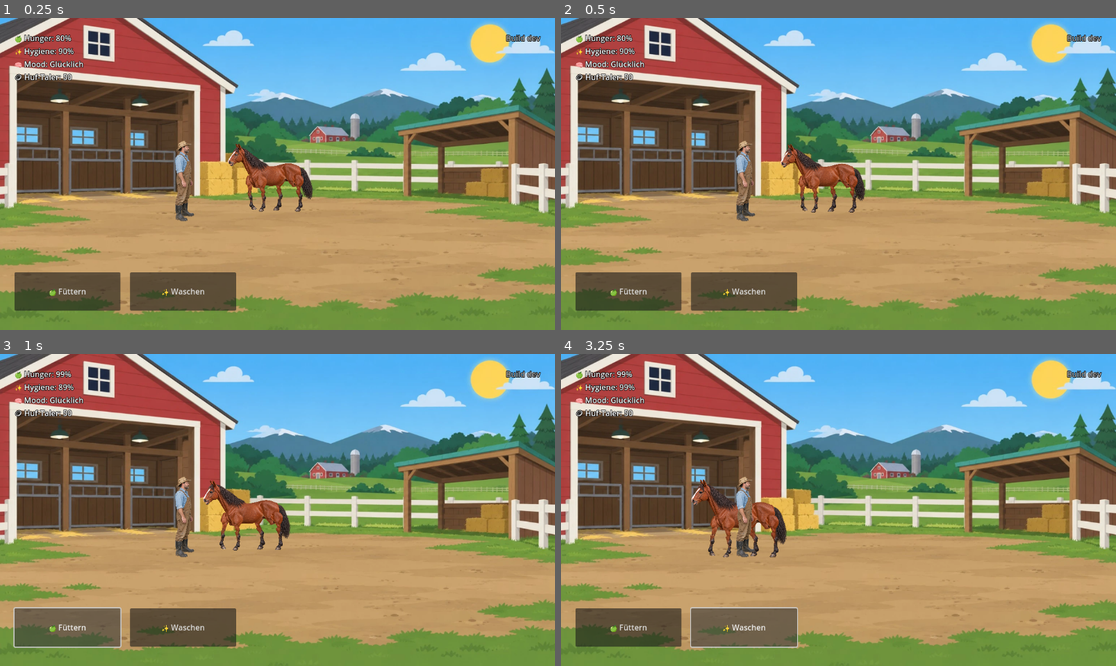
Above: before the commit, frames 1-4 (two rows, left to right).
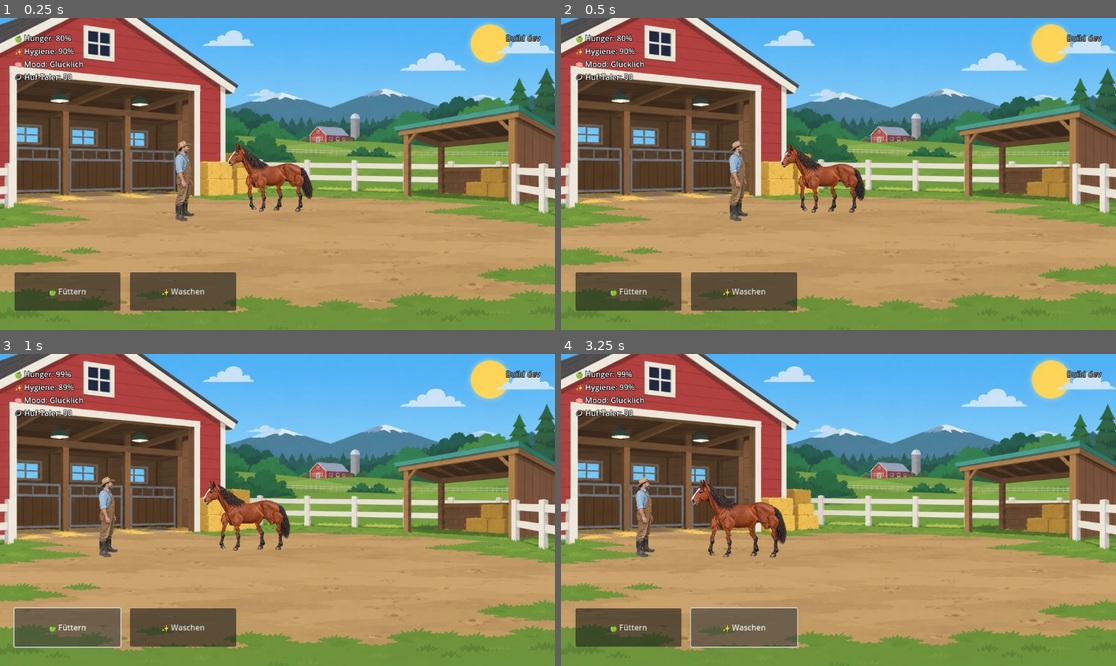
Above: after the commit, the same moments.

Repository: marceldubrig-hash/Pferd-und-Steve
Game: Godot game, scene res://scenes/main.tscn
Two runs of this game, one before a commit and one after it. Both use one fixed random seed, a clock stepped at 60 frames per second and the inputs below.
Inputs:
- Up to frame 1 (0.25 s): no input
- Up to frame 2 (0.5 s): no input
- Up to frame 3 (1 s): click "🍏 Füttern" at 0.5 s
- Up to frame 4 (3.25 s): click "✨ Waschen" at 1.25 s; click "🍏 Füttern" at 2 s; click "✨ Waschen" at 2.75 s

Frame 1 is identical in both runs. In frame 2, 0.7% of the frame differs, in the area x 30-36%, y 39-66%; in frame 3, 1.0%; in frame 4, 1.1%, in the area x 13-35%, y 39-66%.

Commit message:
Steve sidesteps instead of overlapping the horse
Marcel: Steve must always stand clearly in front of or behind the horse,
never intersecting it. Depth-based z-ordering alone let the horse walk
through Steve's x-span at his depth.

Steve now watches the horse's exact visible screen span (same math the
collision solver uses). When the horse enters his depth band near his x,
he sidesteps away from the horse's body center; when his home spot is
clear again, he walks back. Hysteresis on the home check prevents jitter
while the horse stands near home. His depth stays fixed, so perspective
scale and z-layering stay consistent with his position in the yard.

Diff:
--- a/scripts/main.gd
+++ b/scripts/main.gd
@@ -13,6 +13,14 @@
 const STEVE_ANCHOR_BOTTOM_PX := 1521.0
 const STEVE_X_RATIO := 0.33
 const STEVE_DEPTH_T := 0.40
+# Steve never shares his ground spot with the horse: when the horse enters
+# Steve's depth band near his x position, Steve sidesteps until it is clear.
+const STEVE_DODGE_DEPTH_MARGIN := 0.10
+const STEVE_DODGE_X_OFFSET := 0.16
+const STEVE_DODGE_SPEED_RATIO_PER_SECOND := 0.25
+const STEVE_X_MIN_RATIO := 0.08
+const STEVE_X_MAX_RATIO := 0.92
+const STEVE_VISIBLE_HALF_WIDTH_PX := 494.0
 
 # Perspective model:
 # A pinhole camera projects apparent size proportional to 1 / distance.
@@ -123,6 +131,8 @@
 @onready var horse_root: Node2D = $HorseRoot
 
 var steve_root: Node2D = null
+var steve_x_ratio := STEVE_X_RATIO
+var steve_dodge_target_x_ratio := STEVE_X_RATIO
 @onready var horse_visual: Node2D = $HorseRoot/HorseVisual
 @onready var walk_animation_player: AnimationPlayer = (
 	$HorseRoot/HorseVisual/RigSpace/HorseCutoutRig/WalkAnimationPlayer
@@ -156,6 +166,8 @@
 
 
 func _process(delta: float) -> void:
+	_update_steve_dodge(delta)
+
 	if wander_pause_remaining > 0.0:
 		wander_pause_remaining = maxf(wander_pause_remaining - delta, 0.0)
 		if wander_pause_remaining <= 0.0:
@@ -690,6 +702,61 @@
 	steve_root.add_child(steve_sprite)
 
 
+func _update_steve_dodge(delta: float) -> void:
+	if steve_root == null:
+		return
+	var size := get_viewport_rect().size
+	if size.x <= 0.0 or size.y <= 0.0:
+		return
+
+	# Same screen-space span math the horse collision solver uses.
+	var horse_span := _horse_screen_x_span(
+		horse_root.position.x,
+		size,
+		horse_depth_t,
+		_horse_visual_x_bounds_in_root_space()
+	)
+	var steve_center_x := size.x * steve_x_ratio
+	var steve_half_width := STEVE_VISIBLE_HALF_WIDTH_PX * absf(steve_root.scale.x)
+	var margin_px := size.x * 0.02
+
+	var depth_gap := absf(horse_depth_t - STEVE_DEPTH_T)
+	var horse_blocks_steve := (
+		depth_gap < STEVE_DODGE_DEPTH_MARGIN
+		and horse_span.y > steve_center_x - steve_half_width - margin_px
+		and horse_span.x < steve_center_x + steve_half_width + margin_px
+	)
+
+	if horse_blocks_steve:
+		# Sidestep to the side away from the horse's body center.
+		var horse_center_x := (horse_span.x + horse_span.y) * 0.5
+		var dodge_direction := -1.0 if horse_center_x > steve_center_x else 1.0
+		steve_dodge_target_x_ratio = clampf(
+			steve_x_ratio + dodge_direction * STEVE_DODGE_X_OFFSET,
+			STEVE_X_MIN_RATIO,
+			STEVE_X_MAX_RATIO
+		)
+	else:
+		# Return home only once the home spot itself is clear again.
+		var home_center_x := size.x * STEVE_X_RATIO
+		var home_clear := (
+			depth_gap >= STEVE_DODGE_DEPTH_MARGIN
+			or horse_span.y <= home_center_x - steve_half_width - margin_px
+			or horse_span.x >= home_center_x + steve_half_width + margin_px
+		)
+		if home_clear:
+			steve_dodge_target_x_ratio = STEVE_X_RATIO
+
+	var next_x := move_toward(
+		steve_x_ratio,
+		steve_dodge_target_x_ratio,
+		STEVE_DODGE_SPEED_RATIO_PER_SECOND * delta
+	)
+	if not is_equal_approx(next_x, steve_x_ratio):
+		steve_x_ratio = next_x
+		_place_steve(size)
+
+
 func _place_steve(size: Vector2) -> void:
 	if steve_root == null:
 		return
@@ -710,7 +777,7 @@
 	var visual_scale := target_steve_height_px / STEVE_VISIBLE_SOURCE_HEIGHT_PX
 
 	steve_root.position = Vector2(
-		size.x * STEVE_X_RATIO,
+		size.x * steve_x_ratio,
 		size.y * projected_foot_y_ratio
 	)
 	steve_root.scale = Vector2.ONE * visual_scale
